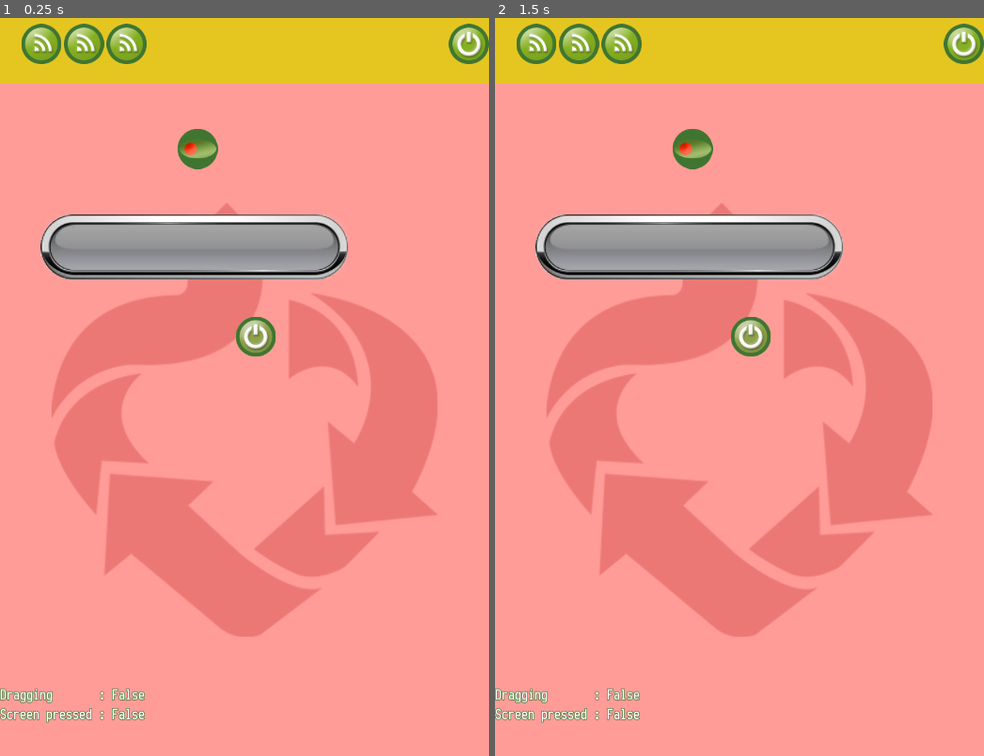
Above: before the commit, frames 1-2 (left to right).
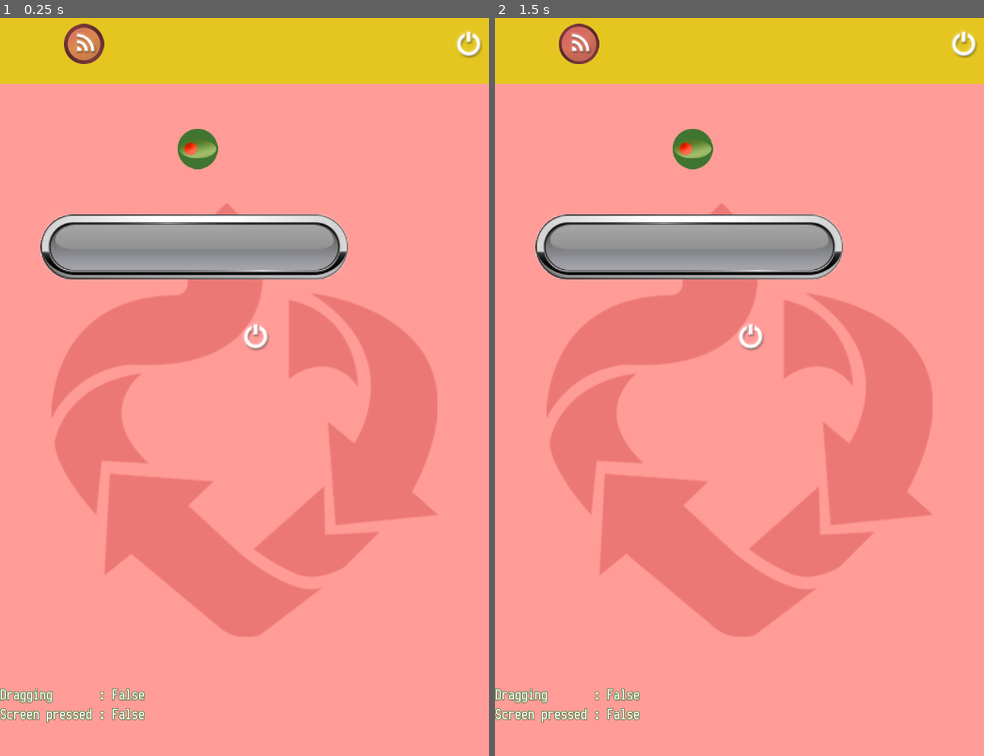
Above: after the commit, the same moments.

Repository: iRadEntertainment/mc_app
Game: Godot game, scene res://main.tscn
Two runs of this game, one before a commit and one after it. Both use one fixed random seed, a clock stepped at 60 frames per second and the inputs below.
Inputs (mouse positions are in pixels of both pictures, inside the frame that each line leads up to):
- Up to frame 1 (0.25 s): no input
- Up to frame 2 (1.5 s): click (534, 47) at 0.52 s; click (578, 47) at 1.27 s

The runs differ from the first frame. In frame 1, 1.6% of the frame differs, in the area x 4-100%, y 0-46%; in frame 2, 1.7%.

Commit message:
network script and btn_instance

Diff:
--- /dev/null
+++ b/instances/btn.tscn
@@ -0,0 +1,99 @@
+[gd_scene load_steps=6 format=2]
+
+[ext_resource path="res://assets/btn_0.png" type="Texture" id=1]
+[ext_resource path="res://assets/btn_0_pres.png" type="Texture" id=2]
+[ext_resource path="res://assets/btn_0_sel.png" type="Texture" id=3]
+[ext_resource path="res://assets/btn_0_dis.png" type="Texture" id=4]
+
+[sub_resource type="GDScript" id=1]
+
+script/source = "tool
+extends TextureButton
+
+export(int,\"round\",\"descr\",\"toggle\") var btn_type setget _set_exp_type
+export (Color) var col  setget _set_exp_color
+export (Texture) var ico setget _set_exp_ico
+export (Color) var ico_col = Color(1,1,1) setget _set_ico_color
+export (Color) var ico_press_color = Color(1,0,0)
+
+func _ready():
+	colorize()
+	set_ico()
+
+
+func colorize():
+	self_modulate = col
+func set_ico():
+	$ico.texture = ico
+	$ico.self_modulate = ico_col
+
+func _set_exp_type(val):
+	btn_type = val
+
+func _set_exp_color(val):
+	col = val
+	if Engine.editor_hint:
+		colorize()
+
+func _set_exp_ico(val):
+	ico = val
+	if Engine.editor_hint:
+		set_ico()
+
+func _set_ico_color(val):
+	ico_col = val
+	if Engine.editor_hint:
+		set_ico()
+
+func _on_btn_down(): $ico.self_modulate = ico_press_color
+func _on_btn_up():   $ico.self_modulate = ico_col
+"
+
+[node name="btn" type="TextureButton"]
+editor/display_folded = true
+anchor_left = 0.0
+anchor_top = 0.0
+anchor_right = 1.0
+anchor_bottom = 1.0
+margin_right = -716.0
+margin_bottom = -1136.0
+rect_pivot_offset = Vector2( 0, 0 )
+rect_clip_content = false
+focus_mode = 2
+mouse_filter = 0
+mouse_default_cursor_shape = 0
+size_flags_horizontal = 1
+size_flags_vertical = 1
+toggle_mode = false
+enabled_focus_mode = 2
+shortcut = null
+group = null
+texture_normal = ExtResource( 1 )
+texture_pressed = ExtResource( 2 )
+texture_hover = ExtResource( 3 )
+texture_disabled = ExtResource( 4 )
+texture_focused = ExtResource( 3 )
+stretch_mode = 3
+script = SubResource( 1 )
+__meta__ = {
+"_edit_group_": true
+}
+btn_type = 0
+col = Color( 1, 1, 1, 1 )
+ico = null
+
+[node name="ico" type="TextureRect" parent="."]
+anchor_left = 0.0
+anchor_top = 0.0
+anchor_right = 1.0
+anchor_bottom = 1.0
+rect_pivot_offset = Vector2( 0, 0 )
+rect_clip_content = false
+mouse_filter = 1
+mouse_default_cursor_shape = 0
+size_flags_horizontal = 1
+size_flags_vertical = 1
+stretch_mode = 4
+
+[connection signal="button_down" from="." to="." method="_on_btn_down"]
+[connection signal="button_up" from="." to="." method="_on_btn_up"]
--- a/main.tscn
+++ b/main.tscn
@@ -1,12 +1,13 @@
-[gd_scene load_steps=9 format=2]
+[gd_scene load_steps=10 format=2]
 
 [ext_resource path="res://main.gd" type="Script" id=1]
 [ext_resource path="res://assets/btn_off.png" type="Texture" id=2]
-[ext_resource path="res://assets/btn_connect.png" type="Texture" id=3]
-[ext_resource path="res://tabs/bg.tscn" type="PackedScene" id=4]
-[ext_resource path="res://tabs/swipe_tab.tscn" type="PackedScene" id=5]
-[ext_resource path="res://tabs/swipe_detect.gd" type="Script" id=6]
-[ext_resource path="res://themes/theme_base.tres" type="Theme" id=7]
+[ext_resource path="res://instances/btn.tscn" type="PackedScene" id=3]
+[ext_resource path="res://assets/btn_connect.png" type="Texture" id=4]
+[ext_resource path="res://tabs/bg.tscn" type="PackedScene" id=5]
+[ext_resource path="res://tabs/swipe_tab.tscn" type="PackedScene" id=6]
+[ext_resource path="res://tabs/swipe_detect.gd" type="Script" id=7]
+[ext_resource path="res://themes/theme_base.tres" type="Theme" id=8]
 
 [sub_resource type="GDScript" id=1]
 
@@ -40,7 +41,6 @@
 }
 
 [node name="top_bar" type="Control" parent="."]
-editor/display_folded = true
 anchor_left = 0.0
 anchor_top = 0.0
 anchor_right = 1.0
@@ -53,8 +53,11 @@
 mouse_default_cursor_shape = 0
 size_flags_horizontal = 1
 size_flags_vertical = 1
+__meta__ = {
+"_edit_lock_": true
+}
 
-[node name="color" type="ColorRect" parent="top_bar"]
+[node name="col" type="ColorRect" parent="top_bar"]
 anchor_left = 0.0
 anchor_top = 0.0
 anchor_right = 1.0
@@ -66,6 +69,9 @@
 size_flags_horizontal = 1
 size_flags_vertical = 1
 color = Color( 0.921569, 0.796078, 0.117647, 0.960784 )
+__meta__ = {
+"_edit_lock_": true
+}
 
 [node name="btn_shut" type="TextureButton" parent="top_bar"]
 anchor_left = 1.0
@@ -89,7 +95,6 @@
 stretch_mode = 3
 
 [node name="btns" type="HBoxContainer" parent="top_bar"]
-editor/display_folded = true
 anchor_left = 0.0
 anchor_top = 0.0
 anchor_right = 0.0
@@ -107,76 +112,22 @@
 "_edit_lock_": true
 }
 
-[node name="conn" type="TextureButton" parent="top_bar/btns"]
-anchor_left = 0.0
-anchor_top = 0.0
-anchor_right = 0.0
-anchor_bottom = 0.0
-margin_left = 34.0
-margin_top = 32.0
-margin_right = 98.0
-margin_bottom = 96.0
-rect_pivot_offset = Vector2( 0, 0 )
-rect_clip_content = false
-focus_mode = 2
-mouse_filter = 0
-mouse_default_cursor_shape = 0
-size_flags_horizontal = 4
-size_flags_vertical = 4
-toggle_mode = false
-enabled_focus_mode = 2
-shortcut = null
-group = null
-texture_normal = ExtResource( 3 )
-stretch_mode = 3
-
-[node name="conn2" type="TextureButton" parent="top_bar/btns"]
-anchor_left = 0.0
-anchor_top = 0.0
+[node name="btn" parent="top_bar/btns" instance=ExtResource( 3 )]
+self_modulate = Color( 0.831373, 0.396078, 0.396078, 1 )
 anchor_right = 0.0
 anchor_bottom = 0.0
 margin_left = 102.0
 margin_top = 32.0
 margin_right = 166.0
 margin_bottom = 96.0
-rect_pivot_offset = Vector2( 0, 0 )
-rect_clip_content = false
-focus_mode = 2
-mouse_filter = 0
-mouse_default_cursor_shape = 0
-size_flags_horizontal = 4
 size_flags_vertical = 4
-toggle_mode = false
-enabled_focus_mode = 2
-shortcut = null
-group = null
-texture_normal = ExtResource( 3 )
-stretch_mode = 3
-
-[node name="conn3" type="TextureButton" parent="top_bar/btns"]
-anchor_left = 0.0
-anchor_top = 0.0
-anchor_right = 0.0
-anchor_bottom = 0.0
-margin_left = 170.0
-margin_top = 32.0
-margin_right = 234.0
-margin_bottom = 96.0
-rect_pivot_offset = Vector2( 0, 0 )
-rect_clip_content = false
-focus_mode = 2
-mouse_filter = 0
-mouse_default_cursor_shape = 0
-size_flags_horizontal = 4
-size_flags_vertical = 4
-toggle_mode = false
-enabled_focus_mode = 2
-shortcut = null
-group = null
-texture_normal = ExtResource( 3 )
-stretch_mode = 3
+size_flags_stretch_ratio = 0.0
+btn_type = null
+col = Color( 0.831373, 0.396078, 0.396078, 1 )
+ico = ExtResource( 4 )
 
 [node name="main_frame" type="Container" parent="."]
+editor/display_folded = true
 anchor_left = 0.0
 anchor_top = 0.0
 anchor_right = 1.0
@@ -206,7 +157,10 @@
 mouse_default_cursor_shape = 0
 size_flags_horizontal = 1
 size_flags_vertical = 1
-script = ExtResource( 6 )
+script = ExtResource( 7 )
+__meta__ = {
+"_edit_lock_": true
+}
 
 [node name="test" type="Label" parent="."]
 anchor_left = 0.0
--- a/scripts/netwrk.gd
+++ b/scripts/netwrk.gd
@@ -41,3 +41,6 @@
 func _on_packets_received(id,packet):
 	if id == 1: id = "Server: "
 	$scr/bg/lb_print.text = str($scr/bg/lb_print.text,"\n", id , str( bytes2var(packet) ) )
+
+func send_msg_data(dat, id = 0):
+	get_tree().multiplayer.send_bytes(var2bytes(dat),id)
Binary file changed: assets/btn_0.png
Binary file added: assets/btn_0_dis.png
Not shown, added: assets/btn_0_dis.png.import
Binary file added: assets/btn_0_pres.png
Not shown, added: assets/btn_0_pres.png.import
Binary file added: assets/btn_0_sel.png
Not shown, added: assets/btn_0_sel.png.import
Binary file changed: assets/btn_connect.png
Binary file changed: assets/btn_off.png
Binary file added: assets/palette.png
Not shown, added: assets/palette.png.import
Not shown: 2 places in main.tscn that only renumber resources
(and 1 more such lines)
